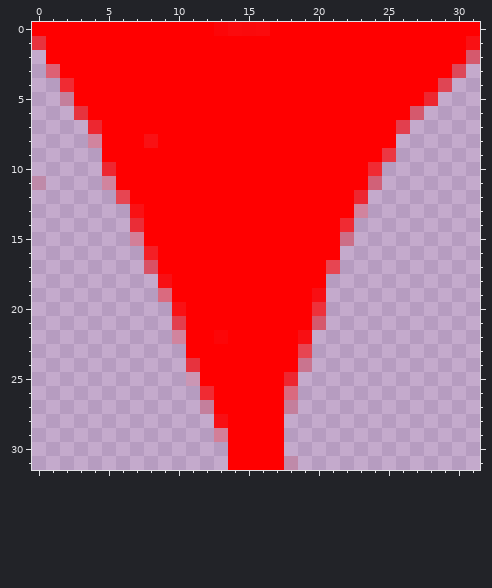
Two states of a pixel-art sprite, res/drawable/closed.png. The picture above was drawn from the file before the commit.
The file is 32x32 pixels. Pixels under 10% opacity are left out. Colours within 5 levels of each other are drawn and written as one.
The result:
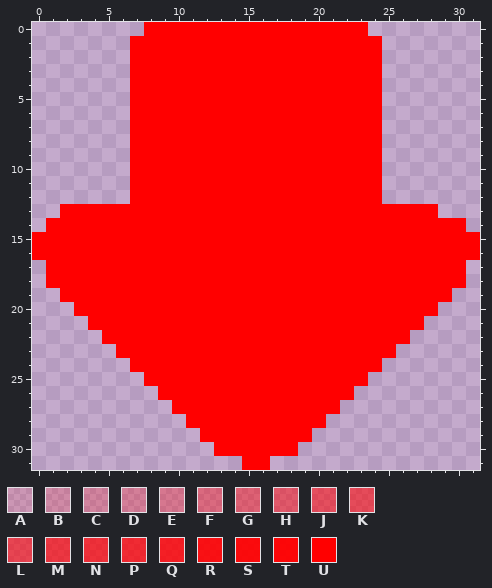
Palette (. is transparent): A #ff00001e  B #ff000030  C #ff000039  D #ff000041  E #ff00004c  F #ff000060  G #ff00006e  H #ff00007a  J #ff000089  K #ff00008f  L #ff000098  M #ff0000ac  N #ff0000b6  P #ff0000bf  Q #ff0000d1  R #ff0000e6  S #ff0000ef  T #ff0000f5  U #ff0000
Difference:
{"y":0,"x":0,"old":"UUUUUUUU","new":"........"}
{"y":0,"x":13,"old":"TSSS","new":"UUUU"}
{"y":0,"x":24,"old":"UUUUUUUU","new":"........"}
{"y":1,"x":0,"old":"MUUUUUU","new":"......."}
{"y":1,"x":25,"old":"UUUUUUR","new":"......."}
{"y":2,"x":1,"old":"UUUUUU","new":"......"}
{"y":2,"x":25,"old":"UUUUUUG","new":"......."}
{"y":3,"x":1,"old":"GUUUUU","new":"......"}
{"y":3,"x":25,"old":"UUUUUJ","new":"......"}
{"y":4,"x":2,"old":"PUUUU","new":"....."}
{"y":4,"x":25,"old":"UUUUK","new":"....."}
{"y":5,"x":2,"old":"BUUUU","new":"....."}
{"y":5,"x":25,"old":"UUUP","new":"...."}
{"y":6,"x":3,"old":"MUUU","new":"...."}
{"y":6,"x":25,"old":"UUG","new":"..."}
{"y":7,"x":4,"old":"PUU","new":"..."}
{"y":7,"x":25,"old":"UL","new":".."}
{"y":8,"x":4,"old":"CUU","new":"..."}
{"y":8,"x":8,"old":"R","new":"U"}
{"y":8,"x":25,"old":"U","new":"."}
{"y":9,"x":5,"old":"UU","new":".."}
{"y":9,"x":25,"old":"M","new":"."}
{"y":10,"x":5,"old":"PU","new":".."}
{"y":10,"x":24,"old":"P","new":"U"}
{"y":11,"x":0,"old":"A","new":"."}
{"y":11,"x":5,"old":"CU","new":".."}
{"y":11,"x":24,"old":"F","new":"U"}
{"y":12,"x":6,"old":"L","new":"."}
{"y":12,"x":23,"old":"P.","new":"UU"}
{"y":13,"x":2,"old":".....R","new":"UUUUUU"}
{"y":13,"x":23,"old":"C.....","new":"UUUUUU"}
{"y":14,"x":1,"old":"......N","new":"UUUUUUU"}
{"y":14,"x":22,"old":"P........","new":"UUUUUUUUU"}
{"y":15,"x":0,"old":".......D","new":"UUUUUUUU"}
{"y":15,"x":22,"old":"E.........","new":"UUUUUUUUUU"}
{"y":16,"x":0,"old":"........Q","new":"UUUUUUUUU"}
{"y":16,"x":22,"old":"..........","new":"UUUUUUUUUU"}
{"y":17,"x":1,"old":".......H","new":"UUUUUUUU"}
{"y":17,"x":21,"old":"L.........","new":"UUUUUUUUUU"}
{"y":18,"x":1,"old":"........R","new":"UUUUUUUUU"}
{"y":18,"x":21,"old":"..........","new":"UUUUUUUUUU"}
{"y":19,"x":2,"old":".......F","new":"UUUUUUUU"}
{"y":19,"x":20,"old":"R.........","new":"UUUUUUUUUU"}
{"y":20,"x":3,"old":".......R","new":"UUUUUUUU"}
{"y":20,"x":20,"old":"N........","new":"UUUUUUUUU"}
{"y":21,"x":4,"old":"......L","new":"UUUUUUU"}
{"y":21,"x":20,"old":"G.......","new":"UUUUUUUU"}
{"y":22,"x":5,"old":".....C","new":"UUUUUU"}
{"y":22,"x":13,"old":"T","new":"U"}
{"y":22,"x":19,"old":"R.......","new":"UUUUUUUU"}
{"y":23,"x":6,"old":".....","new":"UUUUU"}
{"y":23,"x":19,"old":"L......","new":"UUUUUUU"}
{"y":24,"x":7,"old":"....M","new":"UUUUU"}
{"y":24,"x":19,"old":"D.....","new":"UUUUUU"}
{"y":25,"x":8,"old":"...A","new":"UUUU"}
{"y":25,"x":18,"old":"P.....","new":"UUUUUU"}
{"y":26,"x":9,"old":"...P","new":"UUUU"}
{"y":26,"x":18,"old":"F....","new":"UUUUU"}
{"y":27,"x":10,"old":"..B","new":"UUU"}
{"y":27,"x":18,"old":"B...","new":"UUUU"}
{"y":28,"x":11,"old":"..R","new":"UUU"}
{"y":28,"x":18,"old":"...","new":"UUU"}
{"y":29,"x":12,"old":".D","new":"UU"}
{"y":29,"x":18,"old":"..","new":"UU"}
{"y":30,"x":13,"old":".","new":"U"}
{"y":30,"x":18,"old":".","new":"U"}
{"y":31,"x":14,"old":"U","new":"."}
{"y":31,"x":17,"old":"UA","new":".."}
{"label":"changed","picture_box":[32,22,480,470]}
